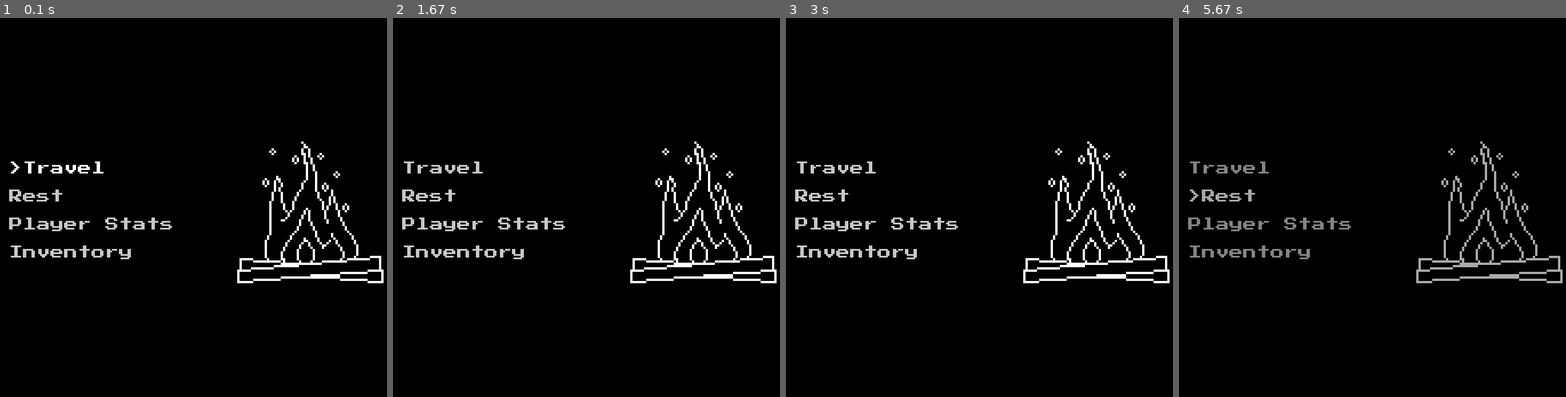
Above: before the commit, frames 1-4 (left to right).
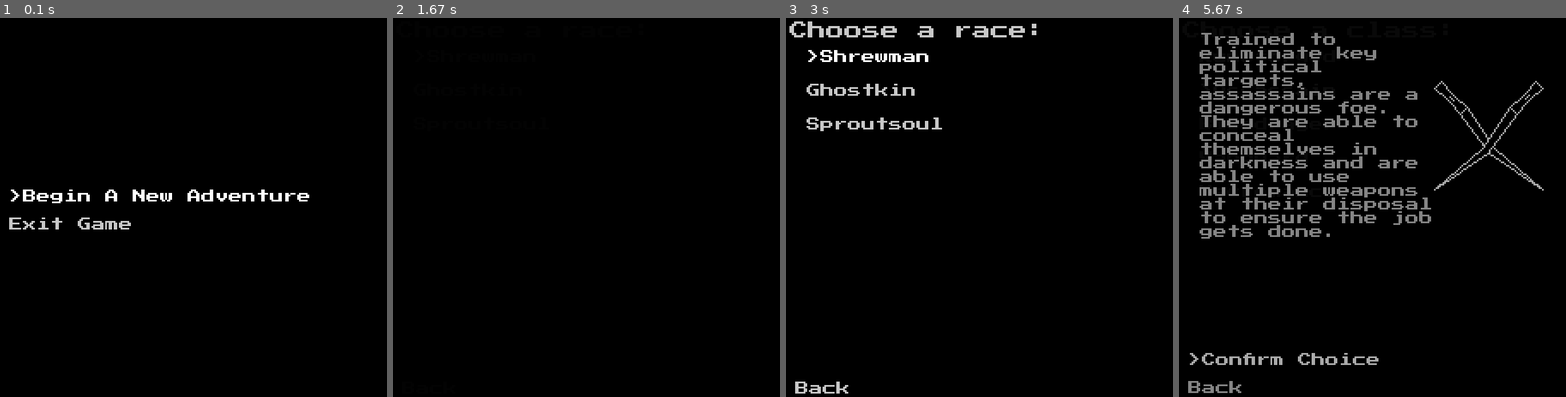
Above: after the commit, the same moments.

Repository: Cyborger/PygameTextRPG
Game: pygame game, started from launcher.py
Same seed, same stepped clock (60 frames per second), same inputs: the game is played once before the commit and once after it.
Inputs (mouse positions are in pixels of both pictures, inside the frame that each line leads up to):
- Up to frame 1 (0.1 s): no input
- Up to frame 2 (1.67 s): click (547, 196) at 0.38 s, where only the run after the commit has a clickable "Begin A New Adventure"; hold Right from 1.22 s (still down); move the mouse to (594, 237) at 1.25 s
- Up to frame 3 (3 s): release Right at 1.68 s; hold Left from 2.67 s (still down)
- Up to frame 4 (5.67 s): release Left at 3.07 s; tap Enter at 3.1, 3.43, 5.23, 5.57 s; hold Down 4.83-5.2 s

The runs differ from the first frame. In frame 1, 3.8% of the frame differs, in the area x 2-100%, y 32-70%; in frame 2, 3.0%; in frame 3, 5.2%; in frame 4, 11%, in the area x 2-100%, y 3-99%.

Commit message:
Added necromancer and vanguard

Diff:
--- a/core/game.py
+++ b/core/game.py
@@ -23,7 +23,7 @@
         self.player.heldWeapon = self.player.inventory.getItems()[0]
 
     def start(self):
-        self.changeMenu("locationState/mainLocationMenu")
+        self.changeMenu("titleMenuState/titleMenu")
         self.loop()
 
     def loop(self):
--- a/menus/classConfirmationMenu.py
+++ b/menus/classConfirmationMenu.py
@@ -18,7 +18,7 @@
         descriptionLabel = MultilineLabel(description, x=40, y=40, maxWidth=450)
         self.addLabels(descriptionLabel)
         image = self.getParent().newPlayer.playerClass.getIcon()
-        surface = Surface(image, x=475)
+        surface = Surface(image, x=450)
         surface.rect.centery = descriptionLabel.rect.centery
         self.addSurfaces(surface)
 
--- a/menus/nameChoosingMenu.py
+++ b/menus/nameChoosingMenu.py
@@ -19,6 +19,7 @@
             newPlayer = self.getParent().newPlayer
             newPlayer.name = self.nameInputField.getContent()
             self.getRoot().player = newPlayer
+            self.getRoot().player.inventory.addItems(self.getRoot().itemManager.getItem("Sword"))
             self.getRoot().fadeMenuChange("locationState/mainLocationMenu",
                                           "slow")
 
Binary file changed: res/classIcons/necromancer.png
Binary file added: res/classIcons/vanguard.png
